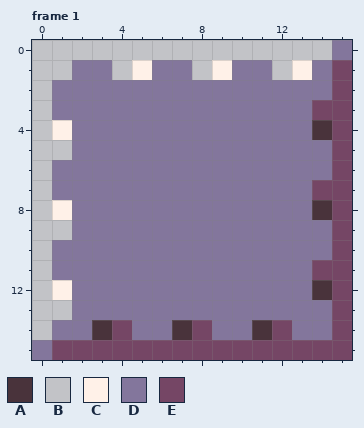
Pixel-art file -- Assets/Sprites/ase/Placeholders/ground_tile.ase. The picture above was drawn from the file before the commit.
16x16 pixels, 1 frame. Shown: frame 1. The commit also changed other frames, which this record leaves out.
Palette (. is transparent): A #49333b  B #c2c3c7  C #fff1e8  D #83769c  E #754665
Pixels before, frame 1, first column x 0:
 0 BBBBBBBBBBBBBBBD
 1 BBDDBCDDBCDDBCDE
 2 BDDDDDDDDDDDDDDE
 3 BDDDDDDDDDDDDDEE
 4 BCDDDDDDDDDDDDAE
 5 BBDDDDDDDDDDDDDE
 6 BDDDDDDDDDDDDDDE
 7 BDDDDDDDDDDDDDEE
 8 BCDDDDDDDDDDDDAE
 9 BBDDDDDDDDDDDDDE
10 BDDDDDDDDDDDDDDE
11 BDDDDDDDDDDDDDEE
12 BCDDDDDDDDDDDDAE
13 BBDDDDDDDDDDDDDE
14 BDDAEDDAEDDAEDDE
15 DEEEEEEEEEEEEEEE
Once edited:
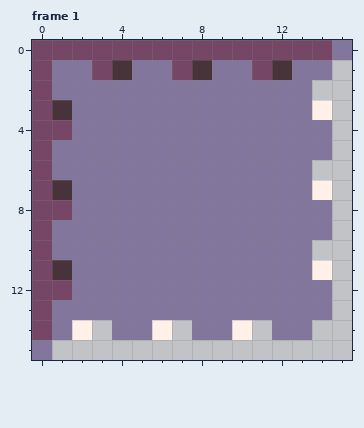
Change:
Frame 1:
y 0: x 0..14 BBBBBBBBBBBBBBB -> EEEEEEEEEEEEEEE
y 1: x 0..1 BB -> ED; x 3..5 DBC -> EAD; x 7..9 DBC -> EAD; x 11..13 DBC -> EAD; x 15 E -> B
y 2: x 0 B -> E; x 14..15 DE -> BB
y 3: x 0..1 BD -> EA; x 14..15 EE -> CB
y 4: x 0..1 BC -> EE; x 14..15 AE -> DB
y 5: x 0..1 BB -> ED; x 15 E -> B
y 6: x 0 B -> E; x 14..15 DE -> BB
y 7: x 0..1 BD -> EA; x 14..15 EE -> CB
y 8: x 0..1 BC -> EE; x 14..15 AE -> DB
y 9: x 0..1 BB -> ED; x 15 E -> B
y 10: x 0 B -> E; x 14..15 DE -> BB
y 11: x 0..1 BD -> EA; x 14..15 EE -> CB
y 12: x 0..1 BC -> EE; x 14..15 AE -> DB
y 13: x 0..1 BB -> ED; x 15 E -> B
y 14: x 0 B -> E; x 2..4 DAE -> CBD; x 6..8 DAE -> CBD; x 10..12 DAE -> CBD; x 14..15 DE -> BB
y 15: x 1..15 EEEEEEEEEEEEEEE -> BBBBBBBBBBBBBBB
